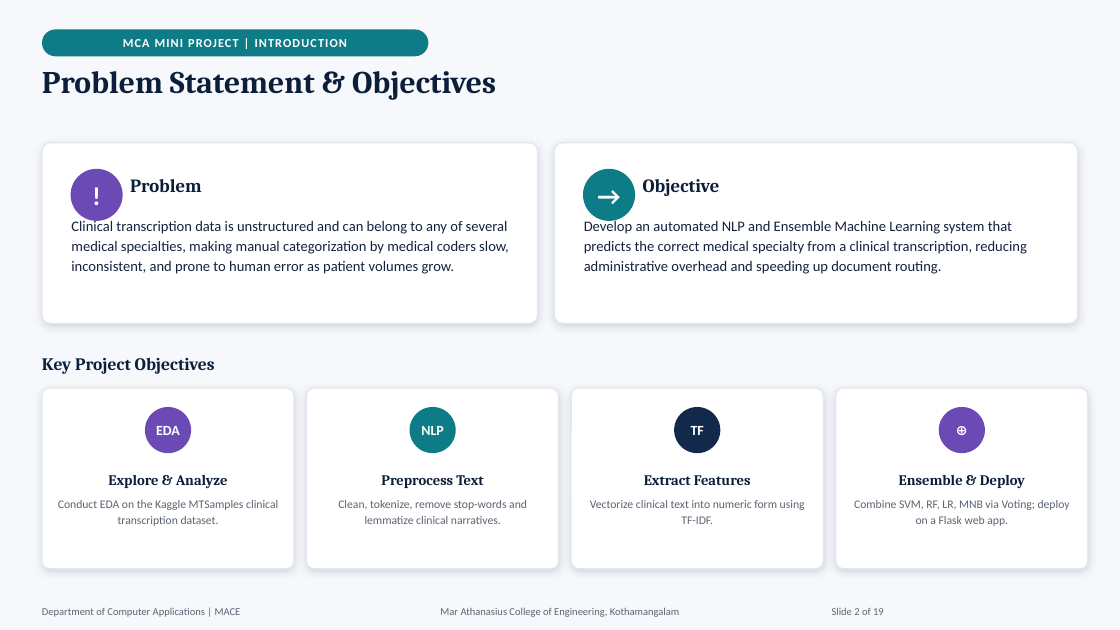
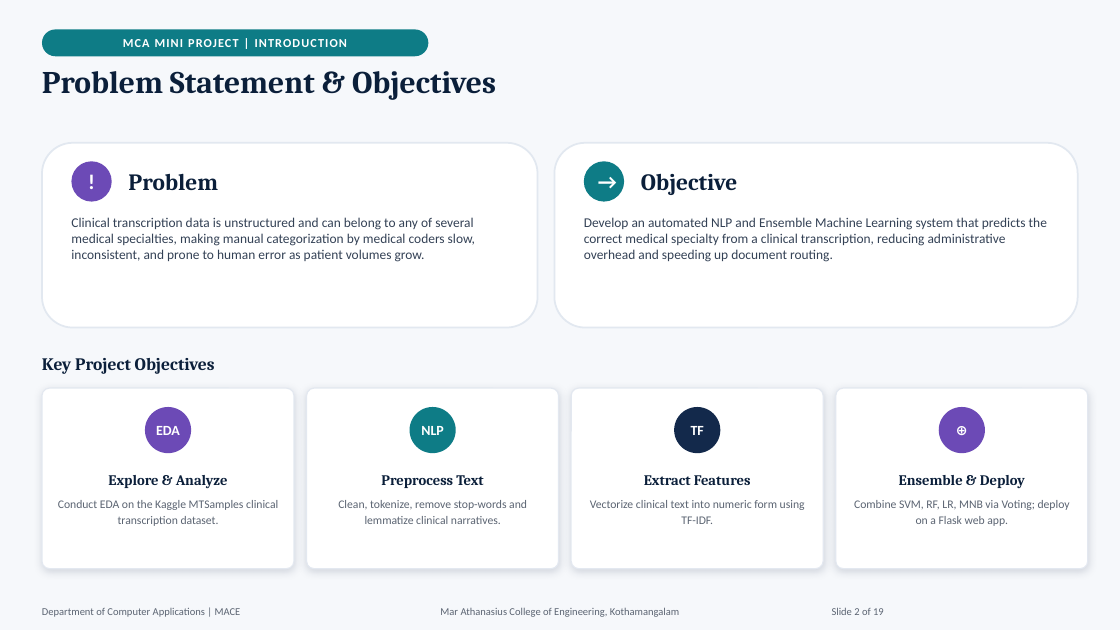
Before and after one commit to JiphinGeorge/Mini-Project-S3-MCA, a slide deck: slide 2 of Medical_Specialty_Classification_Presentation.pptx. Drawn at 1120x630 pixels with LibreOffice and Linux fonts; fonts in the diff are those of the drawing. Boxes give left, top, right and bottom in pixels: in the first picture for what was removed or moved away, otherwise in the second. Text is boxed around its words. In the diff, an @@ line names an element or a change of style, - is before the commit and + after.

```diff
--- a/Medical_Specialty_Classification_Presentation.pptx
+++ b/Medical_Specialty_Classification_Presentation.pptx
@@ rounded rectangle at [42, 143, 538, 328]: outline #E3E8F0 1 pt to #E2E8F0 1.5 pt; shadow off; proportions changed @@
@@ rounded rectangle: place and size @@
-rounded rectangle at [42, 143, 538, 323]
+rounded rectangle at [42, 143, 538, 328]
@@ rounded rectangle: place and size @@
-rounded rectangle at [555, 143, 1078, 323]
+rounded rectangle at [555, 143, 1078, 328]
@@ rounded rectangle at [555, 143, 1078, 328]: outline #E3E8F0 1 pt to #E2E8F0 1.5 pt; shadow off; proportions changed @@
@@ text in ellipse at [71, 161, 112, 202]: text added @@
+!
@@ ellipse "!": place and size @@
-ellipse "!" at [71, 169, 123, 221]
+ellipse "!" at [71, 161, 112, 202]
@@ text removed at [71, 169, 123, 221] @@
-!
@@ text "Problem" at [128, 173, 218, 190]: size 16 to 20 pt @@
@@ text removed at [583, 169, 635, 221] @@
-→
@@ text in ellipse at [584, 161, 624, 202]: text added @@
+→
@@ ellipse "→": place and size @@
-ellipse "→" at [583, 169, 635, 221]
+ellipse "→" at [584, 161, 624, 202]
@@ text "Objective" at [641, 173, 737, 195]: size 16 to 20 pt @@
@@ text "Clinical transcription data is unstructured ..." at [71, 217, 475, 262]: size 12.5 to 11.5 pt, text colour #16213E to #334155; line spacing 1.15 to 1 @@
@@ text "Develop an automated NLP and ..." at [584, 217, 1047, 262]: size 12.5 to 11.5 pt, text colour #16213E to #334155; line spacing 1.15 to 1 @@
```
Also in this commit, not shown: 4 other files.
